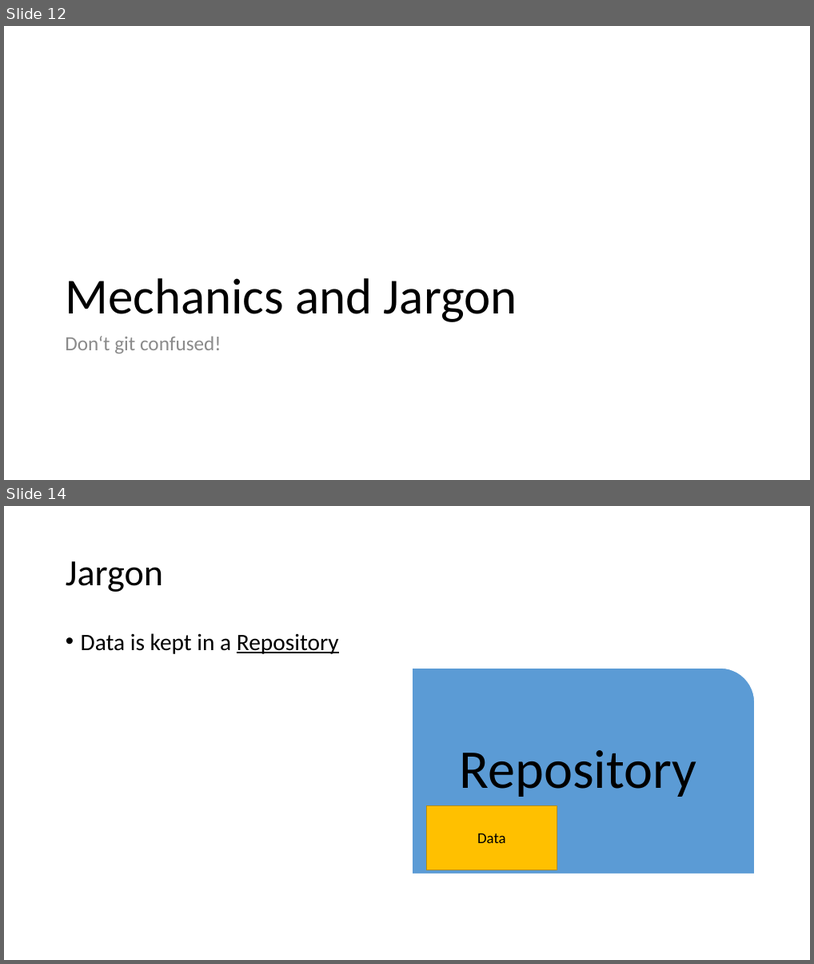
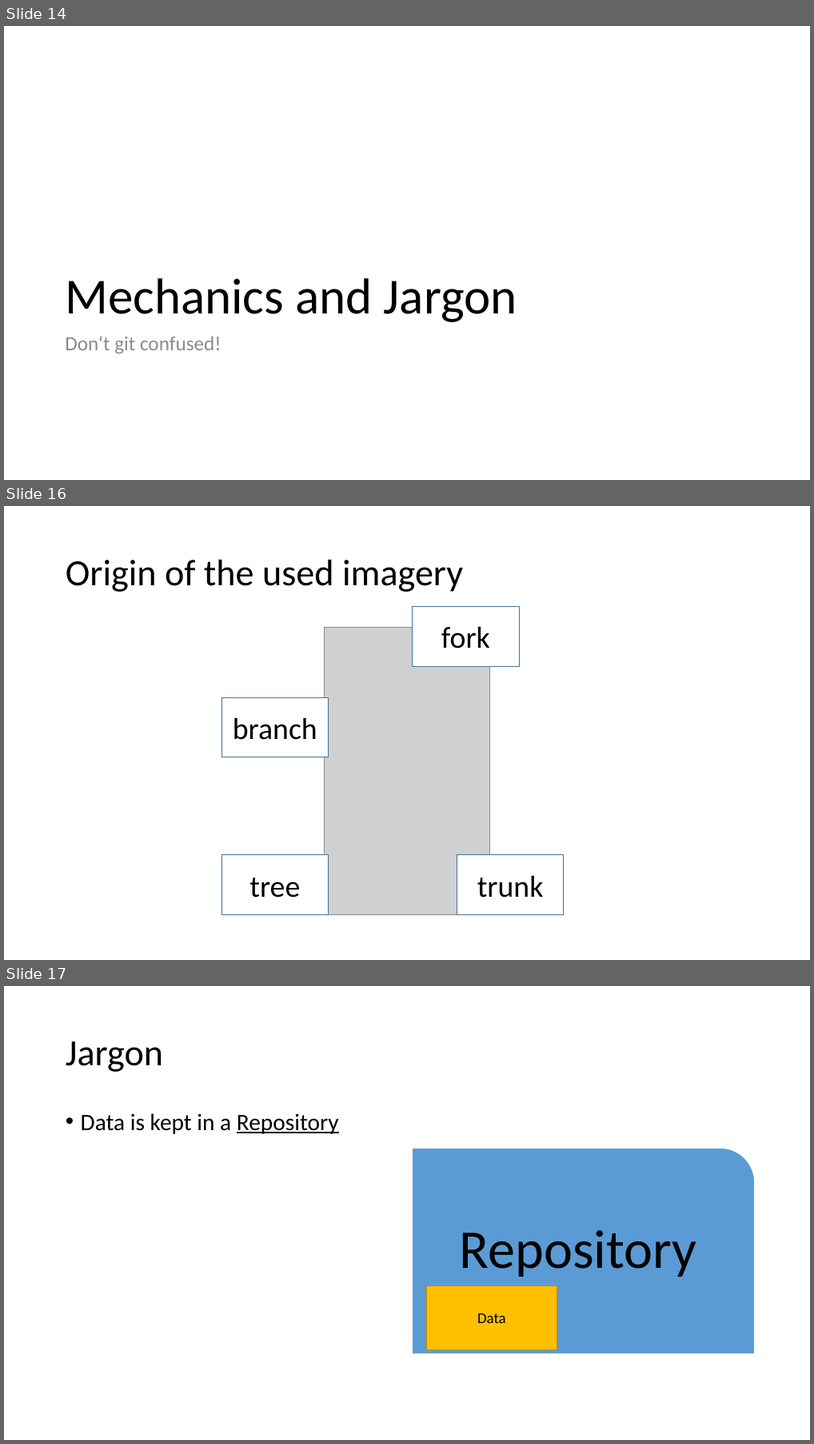
Before and after one commit to vegfetch/talk, a slide deck: cf_version_control_systems.pptx. Shown one above the other, each under a label of ours: slides 12 and 14 before the commit, slides 14, 16 and 17 after it; the slides between them are not shown. The pictures are 814x964 and 814x1444 pixels, drawn with LibreOffice and Linux fonts; fonts in the diff are those of the drawing; grey boxes stand for pictures. Boxes give left, top, right and bottom in pixels: in the first picture for what was removed or moved away, otherwise in the second. Text is boxed around its words. In the diff, an @@ line names an element or a change of style, - is before the commit and + after.

```diff
--- a/cf_version_control_systems.pptx
+++ b/cf_version_control_systems.pptx
@@ slide 16 added at [4, 506, 810, 960], background #FFFFFF @@
@@ title added at [66, 560, 463, 592], 44 pt, text #000000 @@
+Origin of the used imagery
@@ rectangle added at [413, 607, 520, 666], fill #FFFFFF, outline #43739E 1 pt, 36 pt, text #000000 @@
+fork
@@ picture added at [325, 627, 490, 915] @@
@@ rectangle added at [222, 697, 329, 757], fill #FFFFFF, outline #43739E 1 pt, 36 pt, text #000000 @@
+branch
@@ rectangle added at [222, 855, 329, 915], fill #FFFFFF, outline #43739E 1 pt, 36 pt, text #000000 @@
+tree
@@ rectangle added at [457, 855, 564, 915], fill #FFFFFF, outline #43739E 1 pt, 36 pt, text #000000 @@
+trunk
@@ what was slide 12 is now slide 14 @@
@@ what was slide 14 is now slide 17 @@
```
Also in this commit, not shown: 2 slides changed, 4 other slides added, 2 slides removed, 1 other file.
